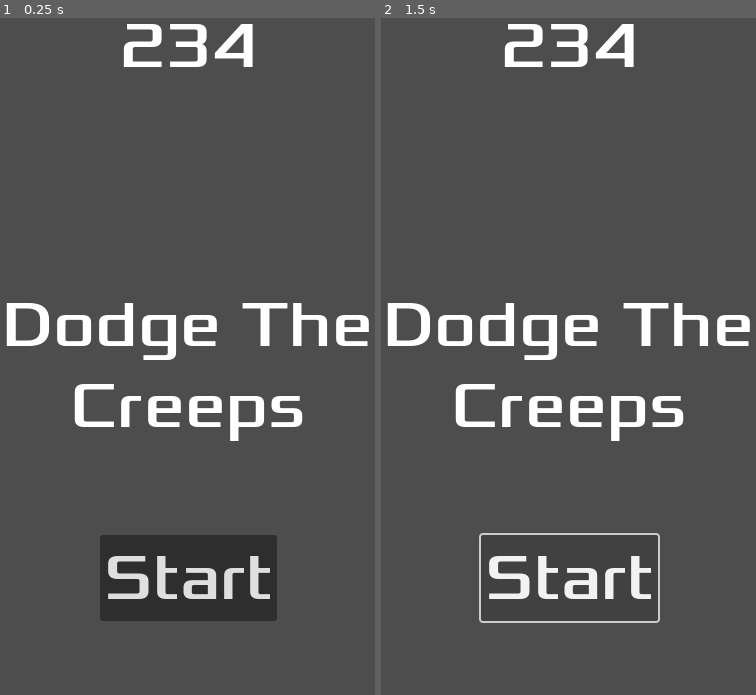
Above: before the commit, frames 1-2 (left to right).
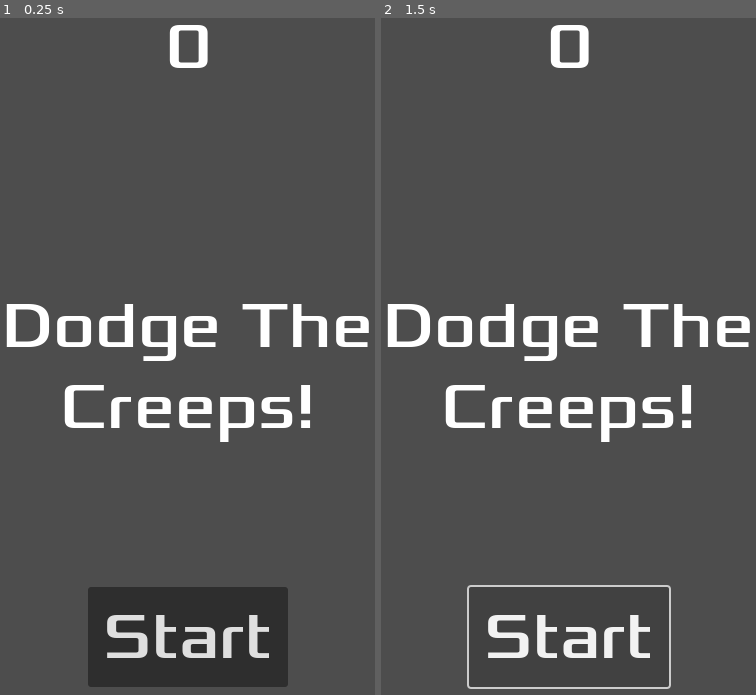
Above: after the commit, the same moments.

Repository: Mintteacup/DodgeTheCreeps-Godot-4
Game: Godot game, scene res://hud.tscn
Two runs of this game, one before a commit and one after it. Both use one fixed random seed, a clock stepped at 60 frames per second and the inputs below. This scene is started directly instead of the project's main scene.
Inputs:
- Up to frame 1 (0.25 s): no input
- Up to frame 2 (1.5 s): click "Start" at 0.5 s; click "Start" at 1.25 s

The runs differ from the first frame. In frame 1, 13% of the frame differs, in the area x 1-99%, y 0-99%; in frame 2, 6.8%.

Commit message:
Update hud.tscn

Diff:
--- a/hud.tscn
+++ b/hud.tscn
@@ -1,8 +1,10 @@
-[gd_scene load_steps=2 format=3 uid="uid://dhxmbkn6wvlap"]
+[gd_scene load_steps=3 format=3 uid="uid://dhxmbkn6wvlap"]
 
+[ext_resource type="Script" path="res://hud.gd" id="1_ifsw5"]
 [ext_resource type="FontFile" uid="uid://dwo803d7ftuab" path="res://fonts/Xolonium-Regular.ttf" id="1_s4l64"]
 
 [node name="HUD" type="CanvasLayer"]
+script = ExtResource("1_ifsw5")
 
 [node name="ScoreLabel" type="Label" parent="."]
 anchors_preset = 5
@@ -14,7 +16,9 @@
 grow_horizontal = 2
 theme_override_fonts/font = ExtResource("1_s4l64")
 theme_override_font_sizes/font_size = 64
-text = "234"
+text = "0"
+horizontal_alignment = 1
+vertical_alignment = 1
 
 [node name="Message" type="Label" parent="."]
 anchors_preset = 8
@@ -30,9 +34,10 @@
 grow_vertical = 2
 theme_override_fonts/font = ExtResource("1_s4l64")
 theme_override_font_sizes/font_size = 64
-text = "Dodge The
-Creeps"
+text = "Dodge The Creeps!"
 horizontal_alignment = 1
+vertical_alignment = 1
+autowrap_mode = 2
 
 [node name="StartButton" type="Button" parent="."]
 anchors_preset = 7
@@ -40,10 +45,10 @@
 anchor_top = 1.0
 anchor_right = 0.5
 anchor_bottom = 1.0
-offset_left = -88.0
-offset_top = -192.0
-offset_right = 89.0
-offset_bottom = -106.0
+offset_left = -100.0
+offset_top = -140.0
+offset_right = 100.0
+offset_bottom = -40.0
 grow_horizontal = 2
 grow_vertical = 0
 size_flags_vertical = 0
@@ -52,3 +57,5 @@
 text = "Start"
 
 [node name="MessageTimer" type="Timer" parent="."]
+wait_time = 2.0
+one_shot = true
